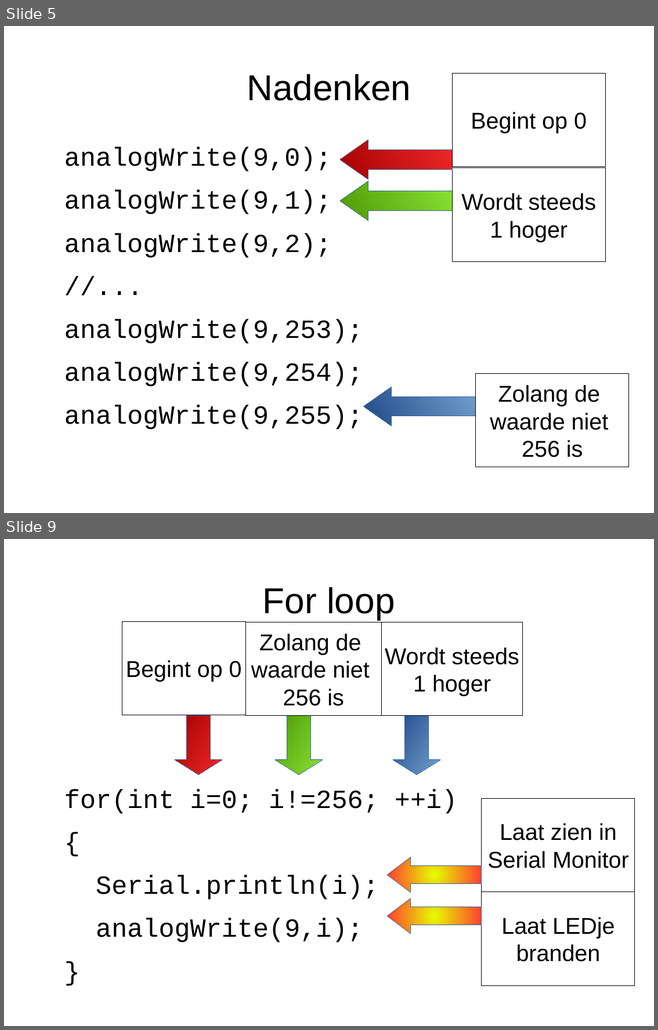
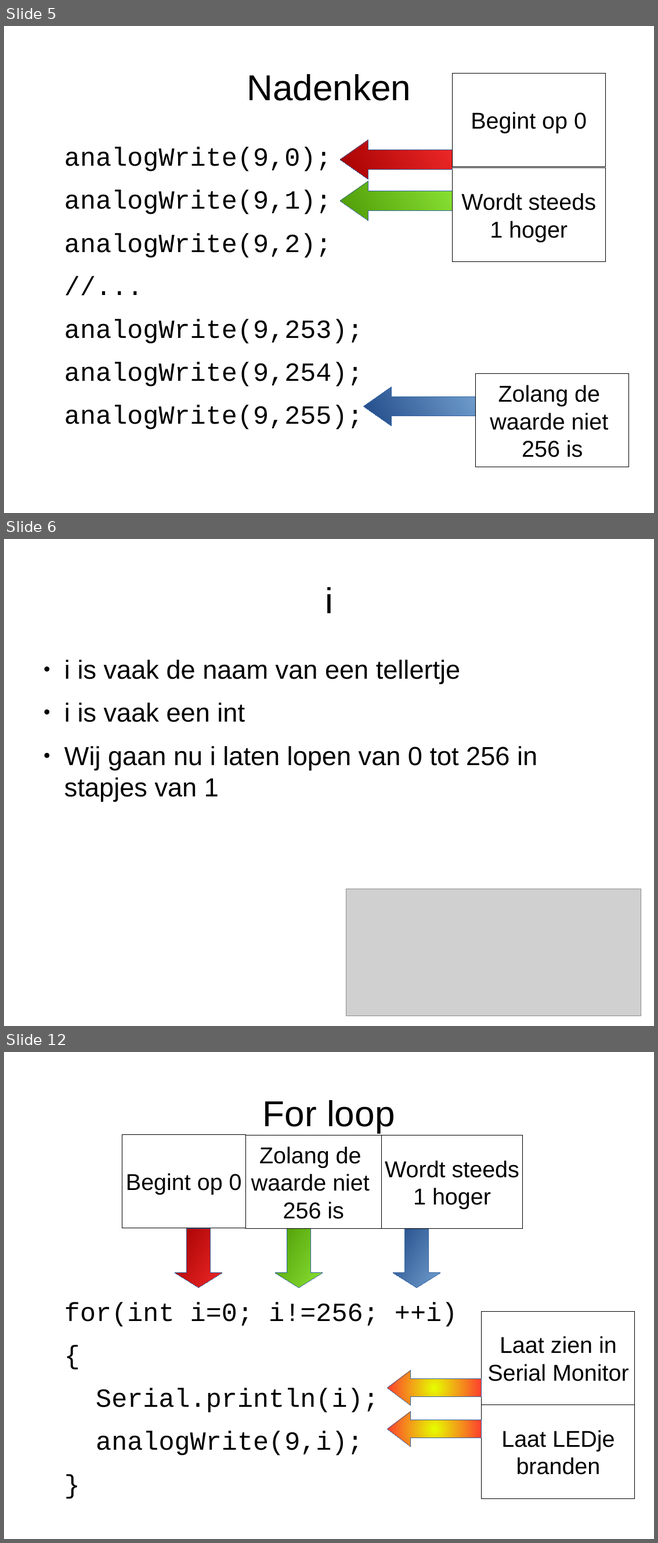
Before and after one commit to djog/arduino_cursus, a slide deck: Raw/For.odp. Shown one above the other, each under a label of ours: slides 5 and 9 before the commit, slides 5, 6 and 12 after it; the slides between them are not shown. The pictures are 658x1030 and 658x1543 pixels, drawn with LibreOffice and Linux fonts; fonts in the diff are those of the drawing; grey boxes stand for pictures. Boxes give left, top, right and bottom in pixels: in the first picture for what was removed or moved away, otherwise in the second. Text is boxed around its words. In the diff, an @@ line names an element or a change of style, - is before the commit and + after.

```diff
--- a/Raw/For.odp
+++ b/Raw/For.odp
@@ slide 6 added at <box>4,539,654,1026</box>, background #FFFFFF @@
@@ title added at <box>325,587,333,613</box>, 44 pt, text #000000 @@
+i
@@ text added at <box>64,660,537,801</box>, 32 pt, text #000000 @@
+● i is vaak de naam van een tellertje
+● i is vaak een int
+● Wij gaan nu i laten lopen van 0 tot 256 in stapjes van 1
@@ picture added at <box>346,889,641,1016</box> @@
@@ what was slide 9 is now slide 12 @@
```
Also in this commit, not shown: 6 slides changed, 4 other slides added, 9 other files.
